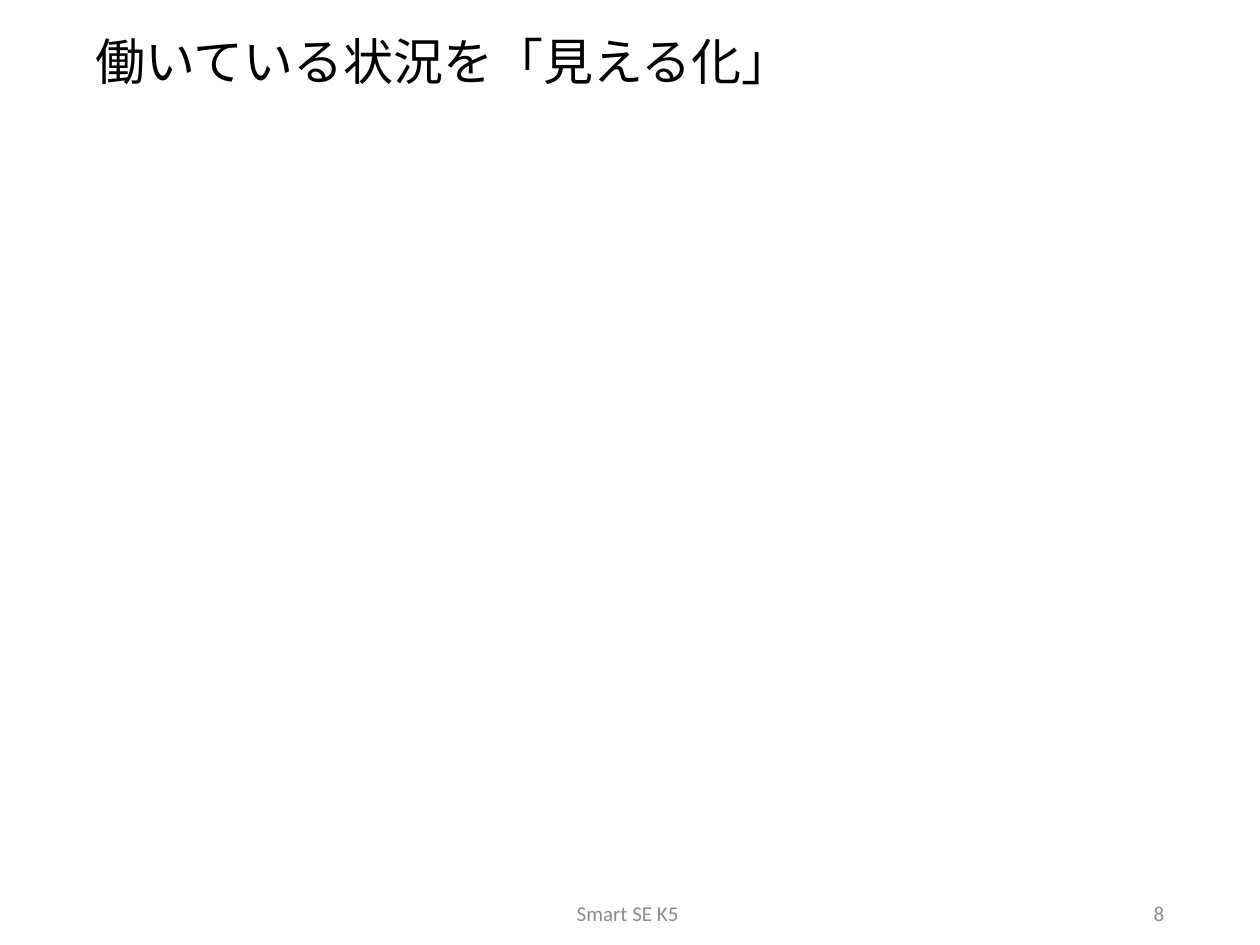
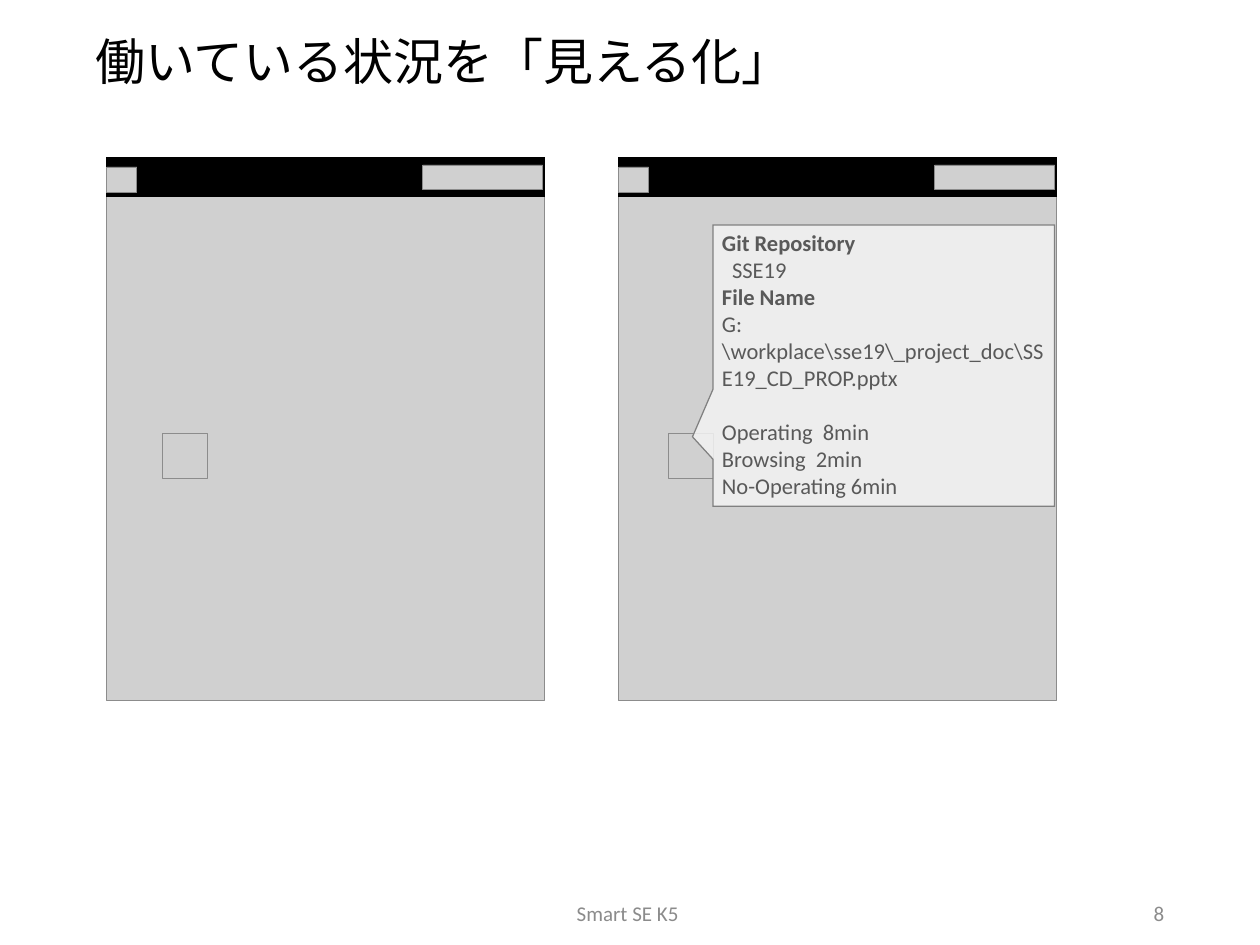
Before and after one commit to sakai-memoru/smartse19, a slide deck: slide 8 of _project_docs/SSE19_CD_PROP.pptx. Drawn at 1260x945 pixels with LibreOffice and Linux fonts; fonts in the diff are those of the drawing; grey boxes stand for pictures; background and template pictures are left out. Boxes give left, top, right and bottom in pixels: in the first picture for what was removed or moved away, otherwise in the second. Text is boxed around its words. In the diff, an @@ line names an element or a change of style, - is before the commit and + after.

```diff
--- a/_project_docs/SSE19_CD_PROP.pptx
+++ b/_project_docs/SSE19_CD_PROP.pptx
@@ rectangle added at (107,158,545,197), fill #000000, outline #000000 1 pt @@
@@ picture added at (107,167,137,193) @@
@@ picture added at (423,165,543,189) @@
@@ rectangle added at (619,158,1057,197), fill #000000, outline #000000 1 pt @@
@@ picture added at (619,167,649,193) @@
@@ picture added at (934,165,1054,189) @@
@@ picture added at (107,197,545,700) @@
@@ picture added at (619,197,1057,700) @@
@@ speech box added at (713,225,1054,506), fill #F2F2F2 at 86% opacity, outline #808080 1 pt, 18 pt, text #595959 @@
+Git Repository
+SSE19
+File Name
+G:\workplace\sse19\_project_doc\SSE19_CD_PROP.pptx
+Operating 8min
+Browsing 2min
+No-Operating 6min
@@ picture added at (163,433,208,478) @@
@@ picture added at (668,433,713,478) @@
```
Also in this commit, not shown: 7 other slides changed, 5 slides added, 1 other file.
